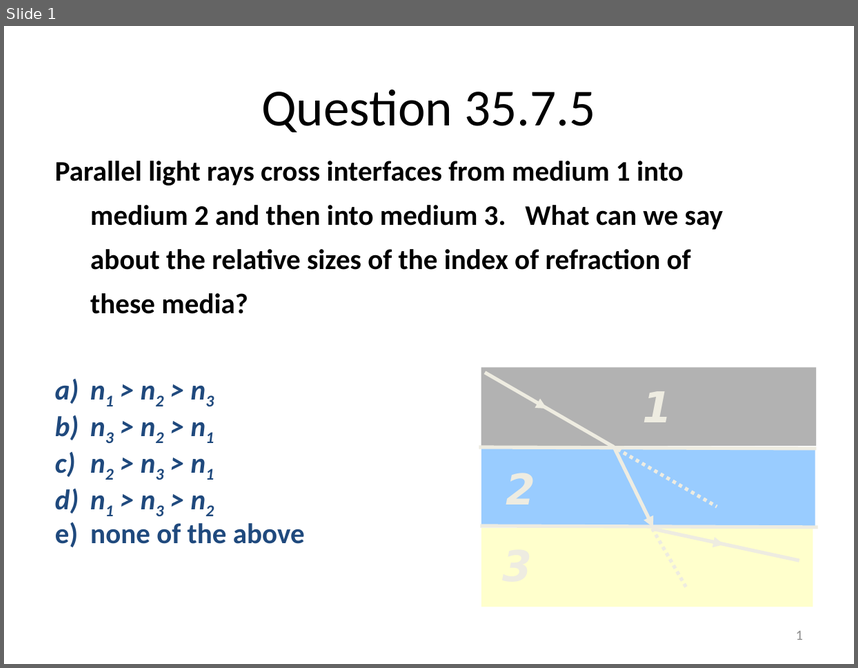
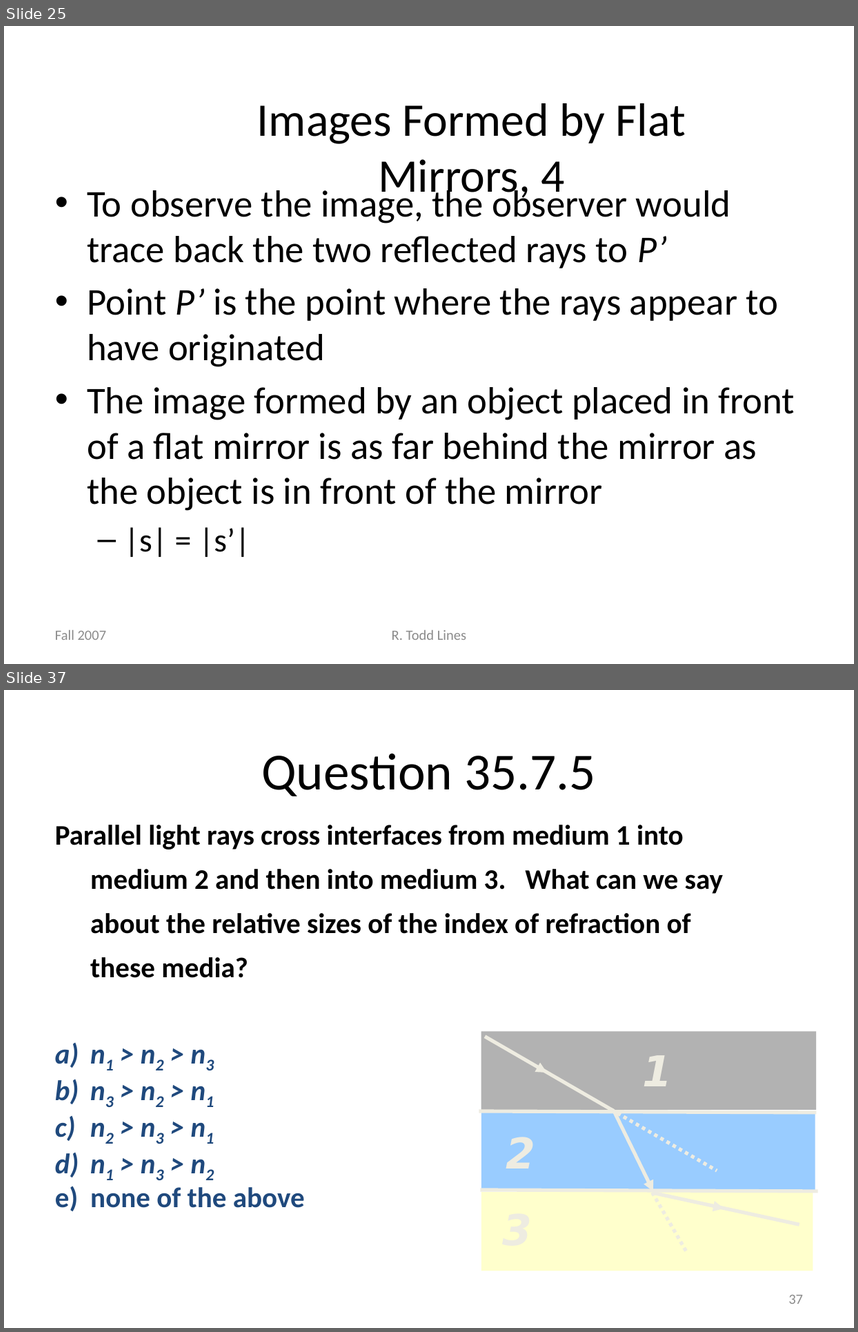
Before and after one commit to rtlines/Introductory-Physics-II, a slide deck: Lecture_Slides/PH 123 Lecture 15.pptx. Shown one above the other, each under a label of ours: slide 1 before the commit, slides 25 and 37 after it; the slides between them are not shown. The pictures are 858x668 and 858x1332 pixels, drawn with LibreOffice and Linux fonts; fonts in the diff are those of the drawing. Boxes give left, top, right and bottom in pixels: in the first picture for what was removed or moved away, otherwise in the second. Text is boxed around its words. In the diff, an @@ line names an element or a change of style, - is before the commit and + after.

```diff
--- a/Lecture_Slides/PH 123 Lecture 15.pptx
+++ b/Lecture_Slides/PH 123 Lecture 15.pptx
@@ slide 25 added at (4,26,854,664), background #FFFFFF @@
@@ title added at (257,103,686,203), 39.6 pt, text #000000 @@
+Images Formed by Flat Mirrors, 4
@@ text added at (87,185,795,557), 32 pt, text #000000 @@
+• To observe the image, the observer would trace back the two reflected rays to P’
+• Point P’ is the point where the rays appear to have originated
+• The image formed by an object placed in front of a flat mirror is as far behind the mirror as the object is in front of the mirror
+  – |s| = |s’|
@@ text added at (55,630,107,639), 12 pt, text #8C8C8C @@
+Fall 2007
@@ text added at (392,630,466,639), 12 pt, text #8C8C8C @@
+R. Todd Lines
@@ what was slide 1 is now slide 37 @@
@@ page number at (789,1294,803,1303): text changed @@
-1
+37
```
Also in this commit, not shown: 35 other slides added, 26 other files.
